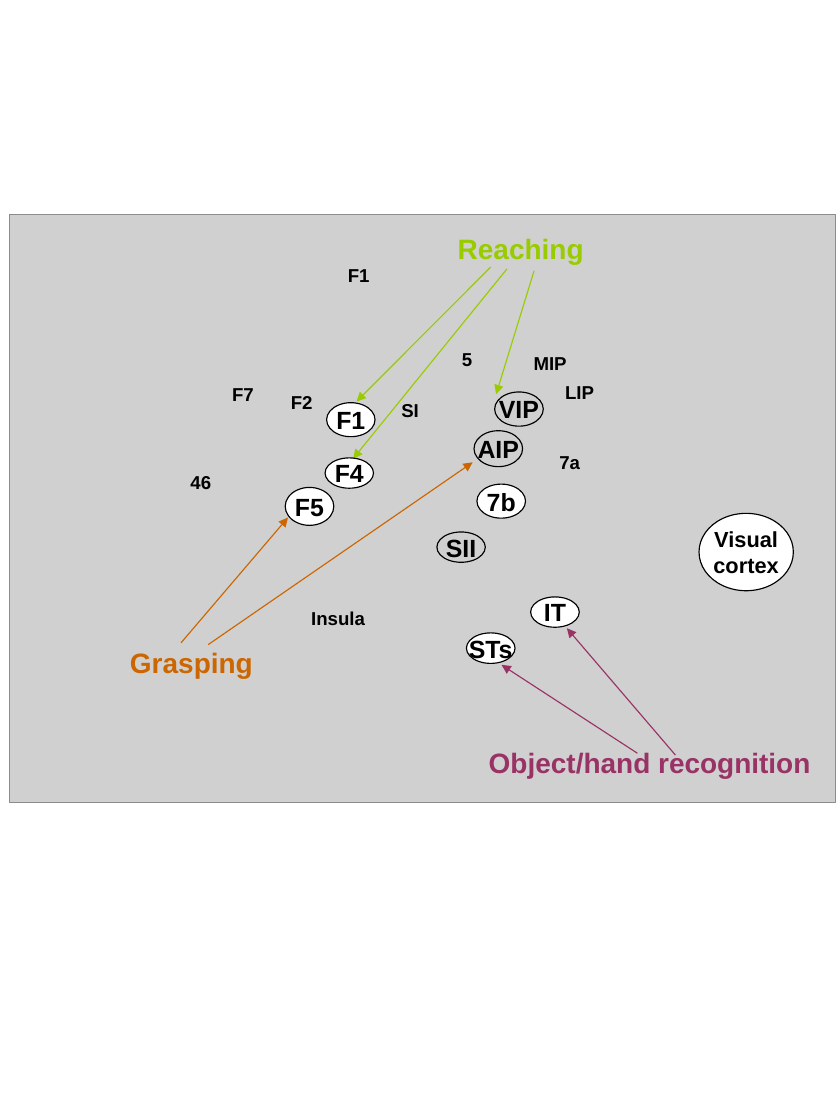
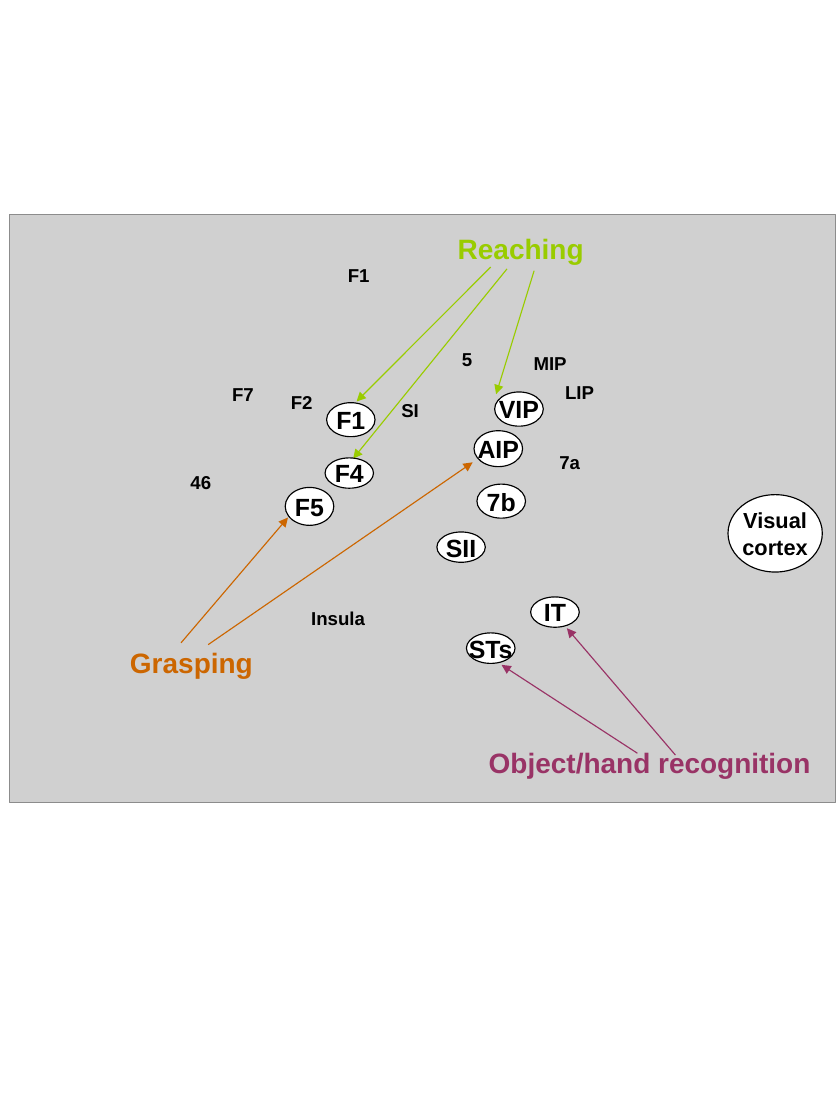
Before and after one commit to duchere/svn2git-yarp-papers, a slide deck: slide 3 of Ab02/newpics.ppt. Drawn at 840x1120 pixels with LibreOffice and Linux fonts; fonts in the diff are those of the drawing; grey boxes stand for pictures. Boxes give left, top, right and bottom in pixels: in the first picture for what was removed or moved away, otherwise in the second. Text is boxed around its words. In the diff, an @@ line names an element or a change of style, - is before the commit and + after.

Commit message:
sun version :)

```diff
--- a/Ab02/newpics.ppt
+++ b/Ab02/newpics.ppt
@@ ellipse "Visual" moved from (x1=699, y1=513, x2=793, y2=590) to (x1=728, y1=495, x2=822, y2=572) @@
@@ fill none to #FFFFFF in 3 elements at (x1=495, y1=392, x2=543, y2=427), (x1=474, y1=431, x2=522, y2=467), (x1=437, y1=532, x2=485, y2=562) @@
```
